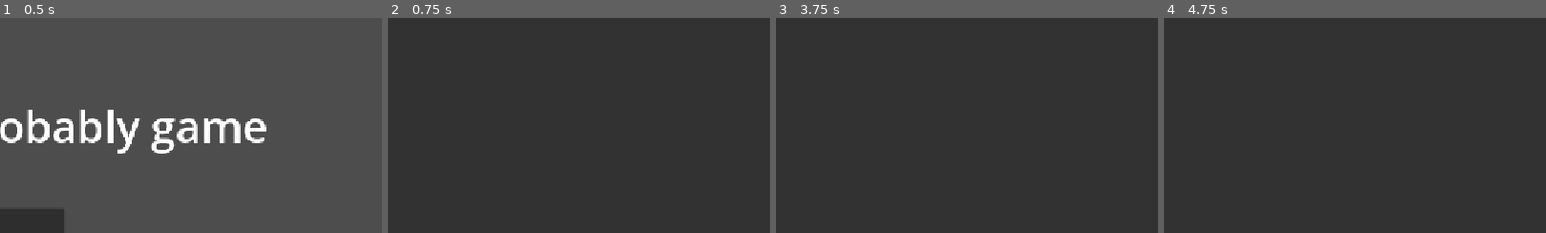
Above: before the commit, frames 1-4 (left to right).
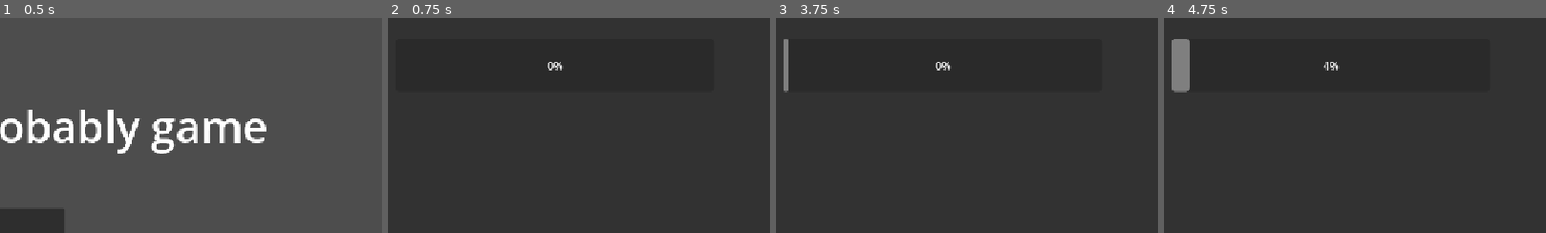
Above: after the commit, the same moments.

Repository: ArrowTheFighter/Missile-Inc
Game: Godot game, scene res://Scenes/MainMenu/Main_Menu_Scene.tscn
Same seed, same stepped clock (60 frames per second), same inputs: the game is played once before the commit and once after it.
Inputs (mouse positions are % of the whole screen's width and height, from its top left):
- Up to frame 1 (0.5 s): no input
- Up to frame 2 (0.75 s): click "LVL 1" at 0.5 s
- Up to frame 3 (3.75 s): tap Enter at 1.25, 2.75 s; move the mouse to (72, 45) at 1.27 s; click (72, 45) at 1.42 s; tap Space at 2, 3.5 s; drag from (30, 55) to (45, 70) at 2.02 s; move the mouse to (60, 28) at 2.77 s; click (60, 28) at 2.92 s; drag from (45, 70) to (20, 35) at 3.52 s
- Up to frame 4 (4.75 s): tap Enter at 4.25 s; move the mouse to (80, 65) at 4.27 s; click (80, 65) at 4.42 s
The pictures show only the part of the screen within x 45-95%, y 0-50%; the shares and areas given below are measured in that part.

Frame 1 is identical in both runs. In frame 2, 0.1% of the frame differs, in the area x 41-46%, y 20-25%; in frame 3, 0.4%; in frame 4, 1.3%, in the area x 2-46%, y 9-35%.

Commit message:
wave progress bar, camera shake, on hit and death particles

Diff:
--- a/Objects/Bullets/BaseBulletAbstract/BulletBase.gd
+++ b/Objects/Bullets/BaseBulletAbstract/BulletBase.gd
@@ -9,6 +9,9 @@
 
 @export_category("Death Particle")
 @export var death_particle : PackedScene
+
+@export_category("On Hit Particle")
+@export var hit_particle : PackedScene
 
 
 func _ready() -> void:
@@ -26,3 +29,12 @@
 	if area.get_parent() != null:
 		if area.get_parent().has_method("take_damage"):
 			area.get_parent().call("take_damage",1)
+
+			get_tree().call_group("Camera","shake",0.8)
+
+
+			if hit_particle != null:
+				var instanced_hit_particle = hit_particle.instantiate()
+				get_tree().root.add_child(instanced_hit_particle)
+				instanced_hit_particle.global_position = global_position
+				instanced_hit_particle.global_transform.basis = global_transform.basis
--- a/Objects/Bullets/BasicBullet/bullet.tscn
+++ b/Objects/Bullets/BasicBullet/bullet.tscn
@@ -1,6 +1,7 @@
-[gd_scene load_steps=5 format=3 uid="uid://de4nhm0c47le1"]
+[gd_scene load_steps=6 format=3 uid="uid://de4nhm0c47le1"]
 
 [ext_resource type="Script" uid="uid://bxkqdt33jpi37" path="res://Objects/Bullets/BasicBullet/bullet_script.gd" id="1_v7oki"]
+[ext_resource type="PackedScene" uid="uid://c5nyk0ucame22" path="res://Objects/Particles/BulletHitParticle/bullet_hit_particle.tscn" id="2_brw2b"]
 
 [sub_resource type="StandardMaterial3D" id="StandardMaterial3D_v7oki"]
 albedo_color = Color(0.5529412, 0, 0, 1)
@@ -16,6 +17,7 @@
 [node name="Bullet" type="Node3D" node_paths=PackedStringArray("CollisionArea")]
 script = ExtResource("1_v7oki")
 CollisionArea = NodePath("Area3D")
+hit_particle = ExtResource("2_brw2b")
 
 [node name="MeshInstance3D" type="MeshInstance3D" parent="."]
 mesh = SubResource("CapsuleMesh_rtl8c")
--- a/Objects/Enemies/BasicEnemy/enemy_scene.tscn
+++ b/Objects/Enemies/BasicEnemy/enemy_scene.tscn
@@ -1,6 +1,7 @@
-[gd_scene load_steps=5 format=3 uid="uid://dat61ko2q16a"]
+[gd_scene load_steps=6 format=3 uid="uid://dat61ko2q16a"]
 
 [ext_resource type="Script" uid="uid://bpae46h3jofyj" path="res://Objects/Enemies/BasicEnemy/enemy_script.gd" id="1_horm3"]
+[ext_resource type="PackedScene" uid="uid://ervowdcakywf" path="res://Objects/Particles/EnemyDeathParticle/enemy_death_particle.tscn" id="2_w12be"]
 
 [sub_resource type="StandardMaterial3D" id="StandardMaterial3D_qipcl"]
 albedo_color = Color(0.8840818, 0.13950244, 0, 1)
@@ -16,6 +17,7 @@
 script = ExtResource("1_horm3")
 speed = 0.5
 Area = NodePath("Area3D")
+death_particle = ExtResource("2_w12be")
 
 [node name="MeshInstance3D" type="MeshInstance3D" parent="."]
 mesh = SubResource("PrismMesh_i5arm")
--- a/Objects/Enemies/BasicEnemy/enemy_script.gd
+++ b/Objects/Enemies/BasicEnemy/enemy_script.gd
@@ -5,6 +5,8 @@
 @export var speed := 1.0
 @export var damage_strength := 1
 @export var Area : Area3D
+@export_category("Death Particle")
+@export var death_particle : PackedScene
 var spawner_refrence : EnemySpawnerScript
 
 func _ready() -> void:
@@ -28,4 +30,8 @@
 
 func die():
 	spawner_refrence.Spawned_Enemies.erase(self)
+	if death_particle != null:
+		var instanced_death_particle = death_particle.instantiate()
+		get_tree().root.add_child(instanced_death_particle)
+		instanced_death_particle.global_position = global_position
 	queue_free()
--- a/Objects/Enemies/EnemySpawner/enemy_spawner_script.gd
+++ b/Objects/Enemies/EnemySpawner/enemy_spawner_script.gd
@@ -44,7 +44,6 @@
 
 func wait_for_enemies_to_die():
 	while(Spawned_Enemies.size() > 0):
-		print("waiting for enemies to die - " + str(Spawned_Enemies.size()))
 		await get_tree().create_timer(0.1).timeout
 
 	match_ended.emit()
@@ -52,7 +51,6 @@
 
 func spawn_enemy():
 
-	print("Spawning enemy")
 	var shape = Spawn_Zone.shape
 	if(shape is BoxShape3D):
 		var half_size = shape.size.x / 2.0
--- a/Objects/Enemies/ToughEnemy/tough_enemy_scene.tscn
+++ b/Objects/Enemies/ToughEnemy/tough_enemy_scene.tscn
@@ -1,6 +1,7 @@
-[gd_scene load_steps=5 format=3 uid="uid://b21us73bwyhcu"]
+[gd_scene load_steps=6 format=3 uid="uid://b21us73bwyhcu"]
 
 [ext_resource type="Script" uid="uid://bpae46h3jofyj" path="res://Objects/Enemies/BasicEnemy/enemy_script.gd" id="1_ki1aa"]
+[ext_resource type="PackedScene" uid="uid://ervowdcakywf" path="res://Objects/Particles/EnemyDeathParticle/enemy_death_particle.tscn" id="2_0ybio"]
 
 [sub_resource type="StandardMaterial3D" id="StandardMaterial3D_qipcl"]
 albedo_color = Color(0.8840818, 0.13950244, 0, 1)
@@ -17,6 +18,7 @@
 health = 3
 speed = 0.25
 Area = NodePath("Area3D")
+death_particle = ExtResource("2_0ybio")
 
 [node name="MeshInstance3D" type="MeshInstance3D" parent="."]
 transform = Transform3D(1.5, 0, 0, 0, 1.25, 0, 0, 0, 1, 0, 0, 0)
--- a/Objects/Gun/gun_script.gd
+++ b/Objects/Gun/gun_script.gd
@@ -65,6 +65,7 @@
 			spawnedBulletScene.speed = Power
 			spawnedBulletScene.target_pos = Target_Pos
 			get_tree().root.add_child(spawnedBulletScene)
+		get_tree().call_group("Camera","shake",0.2)
 	elif Fired and value <= 0.1:
 		Fired = false;
 		var mat = readyToFireMat.get_active_material(0)
--- /dev/null
+++ b/Objects/Particles/BulletHitParticle/bullet_hit_particle.tscn
@@ -0,0 +1,52 @@
+[gd_scene load_steps=11 format=3 uid="uid://c5nyk0ucame22"]
+
+[ext_resource type="Script" uid="uid://qxig84dkf7hn" path="res://Objects/Particles/ExposionParticle/explosion_particle_script.gd" id="1_ghrgi"]
+
+[sub_resource type="Curve" id="Curve_cl1cs"]
+_data = [Vector2(0, 1), 0.0, 0.0, 0, 0, Vector2(0.5736196, 1), 0.0, 0.0, 0, 0, Vector2(0.93558276, 0.7404922), -2.3205225, -2.3205225, 0, 0, Vector2(1, 0), 0.0, 0.0, 0, 0]
+point_count = 4
+
+[sub_resource type="CurveTexture" id="CurveTexture_m7mph"]
+curve = SubResource("Curve_cl1cs")
+
+[sub_resource type="Gradient" id="Gradient_thoys"]
+colors = PackedColorArray(1, 1, 1, 1, 0, 0, 0, 1)
+
+[sub_resource type="GradientTexture1D" id="GradientTexture1D_6ljjm"]
+gradient = SubResource("Gradient_thoys")
+
+[sub_resource type="Curve" id="Curve_fhds1"]
+_data = [Vector2(0, 0.77628636), 0.0, 0.6966513, 0, 0, Vector2(0.506135, 1), 0.024722308, 0.024722308, 0, 0, Vector2(1, 0), -4.6467214, 0.0, 0, 0]
+point_count = 3
+
+[sub_resource type="CurveTexture" id="CurveTexture_feyir"]
+curve = SubResource("Curve_fhds1")
+
+[sub_resource type="ParticleProcessMaterial" id="ParticleProcessMaterial_qb4ok"]
+direction = Vector3(0, -1, 0)
+spread = 90.0
+initial_velocity_min = 2.0
+initial_velocity_max = 3.0
+gravity = Vector3(0, 0, 0)
+damping_min = 3.0000002
+damping_max = 8.0
+scale_min = 0.19999999
+scale_max = 0.19999999
+scale_curve = SubResource("CurveTexture_feyir")
+color_ramp = SubResource("GradientTexture1D_6ljjm")
+alpha_curve = SubResource("CurveTexture_m7mph")
+
+[sub_resource type="StandardMaterial3D" id="StandardMaterial3D_yqtf5"]
+transparency = 1
+vertex_color_use_as_albedo = true
+
+[sub_resource type="SphereMesh" id="SphereMesh_aiv8l"]
+material = SubResource("StandardMaterial3D_yqtf5")
+
+[node name="ExplosionParticle" type="GPUParticles3D"]
+amount = 15
+lifetime = 0.35000000000000003
+explosiveness = 1.0
+process_material = SubResource("ParticleProcessMaterial_qb4ok")
+draw_pass_1 = SubResource("SphereMesh_aiv8l")
+script = ExtResource("1_ghrgi")
--- /dev/null
+++ b/Objects/Particles/EnemyDeathParticle/enemy_death_particle.tscn
@@ -0,0 +1,54 @@
+[gd_scene load_steps=11 format=3 uid="uid://ervowdcakywf"]
+
+[ext_resource type="Script" uid="uid://qxig84dkf7hn" path="res://Objects/Particles/ExposionParticle/explosion_particle_script.gd" id="1_ixsu0"]
+
+[sub_resource type="Curve" id="Curve_cl1cs"]
+_data = [Vector2(0, 1), 0.0, 0.0, 0, 0, Vector2(0.34249085, 0.9925028), 0.0, 0.0, 0, 0, Vector2(0.6831502, 0.40772772), -2.3205225, -2.3205225, 0, 0, Vector2(1, 0), 0.0, 0.0, 0, 0]
+point_count = 4
+
+[sub_resource type="CurveTexture" id="CurveTexture_m7mph"]
+curve = SubResource("Curve_cl1cs")
+
+[sub_resource type="Gradient" id="Gradient_thoys"]
+offsets = PackedFloat32Array(0, 0.7875)
+colors = PackedColorArray(0.9109848, 0, 0, 1, 0, 0, 0, 1)
+
+[sub_resource type="GradientTexture1D" id="GradientTexture1D_6ljjm"]
+gradient = SubResource("Gradient_thoys")
+
+[sub_resource type="Curve" id="Curve_fhds1"]
+_data = [Vector2(0, 0.77628636), 0.0, 0.6966513, 0, 0, Vector2(0.506135, 1), 0.024722308, 0.024722308, 0, 0, Vector2(1, 0), -4.6467214, 0.0, 0, 0]
+point_count = 3
+
+[sub_resource type="CurveTexture" id="CurveTexture_feyir"]
+curve = SubResource("Curve_fhds1")
+
+[sub_resource type="ParticleProcessMaterial" id="ParticleProcessMaterial_ognxk"]
+angle_min = 1.0728835e-05
+angle_max = 1.0728835e-05
+spread = 180.0
+initial_velocity_min = 2.0
+initial_velocity_max = 3.0
+gravity = Vector3(0, 0, 0)
+damping_min = 2.0
+damping_max = 8.0
+scale_min = 0.099999994
+scale_max = 0.29999998
+scale_curve = SubResource("CurveTexture_feyir")
+color_ramp = SubResource("GradientTexture1D_6ljjm")
+alpha_curve = SubResource("CurveTexture_m7mph")
+
+[sub_resource type="StandardMaterial3D" id="StandardMaterial3D_yqtf5"]
+transparency = 1
+vertex_color_use_as_albedo = true
+
+[sub_resource type="SphereMesh" id="SphereMesh_aiv8l"]
+material = SubResource("StandardMaterial3D_yqtf5")
+
+[node name="ExplosionParticle" type="GPUParticles3D"]
+amount = 25
+lifetime = 2.0
+explosiveness = 1.0
+process_material = SubResource("ParticleProcessMaterial_ognxk")
+draw_pass_1 = SubResource("SphereMesh_aiv8l")
+script = ExtResource("1_ixsu0")
--- a/Objects/PlayerBase/Player_Base_Script.gd
+++ b/Objects/PlayerBase/Player_Base_Script.gd
@@ -1,9 +1,25 @@
 extends Node3D
 
 @export var health := 5
+var start_health : int
+@export_category("Base Color")
+@export var mesh : MeshInstance3D
+@export var max_health_color : Color
+@export var min_health_color : Color
+
+func _ready() -> void:
+	start_health = health
+
 
 func damage_base(amount : int):
 	health -= 1
+	if mesh != null:
+		var mat = mesh.get_active_material(0)
+		if mat is StandardMaterial3D:
+			mat = mat.duplicate()
+			mat.albedo_color = max_health_color.lerp(min_health_color, 1.0 - float(health) / float(start_health)  )
+			mesh.set_surface_override_material(0,mat)
+
 	if health == 0:
 		print("we died")
 		queue_free()
--- a/Objects/PlayerBase/player_base_scene.tscn
+++ b/Objects/PlayerBase/player_base_scene.tscn
@@ -12,8 +12,11 @@
 [sub_resource type="BoxShape3D" id="BoxShape3D_1tkv1"]
 size = Vector3(6.8, 0.5, 2)
 
-[node name="Player_Base" type="Node3D"]
+[node name="Player_Base" type="Node3D" node_paths=PackedStringArray("mesh")]
 script = ExtResource("1_q5nus")
+mesh = NodePath("MeshInstance3D")
+max_health_color = Color(0, 0.7924466, 0, 1)
+min_health_color = Color(0.28166673, 2.030516e-07, 1.0829419e-07, 1)
 
 [node name="MeshInstance3D" type="MeshInstance3D" parent="."]
 mesh = SubResource("BoxMesh_i04s5")
--- /dev/null
+++ b/Objects/WaveProgress/wave_progress_script.gd
@@ -0,0 +1,28 @@
+extends ProgressBar
+
+var spawner : EnemySpawnerScript
+var wave_full_duration
+var start_time
+var updating_bar := false
+# Called when the node enters the scene tree for the first time.
+func _ready() -> void:
+	spawner = get_parent().enemy_spawner
+	await get_tree().create_timer(spawner.Wave_Data.initial_delay).timeout
+	var _duration := 0.0
+	for i in spawner.Wave_Data.Wave_Section:
+		_duration += i.SpawnDelay * i.SpawnCount
+
+	wave_full_duration = int(_duration * 1000)
+	start_time = Time.get_ticks_msec()
+	updating_bar = true
+	pass # Replace with function body.
+
+
+# Called every frame. 'delta' is the elapsed time since the previous frame.
+func _process(delta: float) -> void:
+	if !updating_bar: return
+	var elapsed = Time.get_ticks_msec() - start_time
+	var progress = float(elapsed) / float(wave_full_duration)
+	value = progress
+	#print(Time.get_ticks_msec() - start_time)
+	pass
--- /dev/null
+++ b/Objects/level_camera_scene/level_camera_scene.tscn
@@ -0,0 +1,8 @@
+[gd_scene load_steps=2 format=3 uid="uid://cig3gg5uklxr7"]
+
+[ext_resource type="Script" uid="uid://wiyextbvbq1t" path="res://Objects/level_camera_scene/level_camera_script.gd" id="1_hiake"]
+
+[node name="Camera3D" type="Camera3D" groups=["Camera"]]
+projection = 1
+size = 6.0
+script = ExtResource("1_hiake")
--- /dev/null
+++ b/Objects/level_camera_scene/level_camera_script.gd
@@ -0,0 +1,43 @@
+extends Camera3D
+
+@export var shake_decay := 5.0         # How quickly shake fades out
+@export var max_offset := 0.2          # Max positional offset (in meters)
+@export var max_rotation := 2.0        # Max rotation offset (in degrees)
+
+var shake_strength := 0.0              # Current shake intensity
+var original_transform: Transform3D    # Store camera's base transform
+
+func _ready() -> void:
+	# Save original transform so we can return to it cleanly
+	original_transform = global_transform
+
+func _process(delta: float) -> void:
+	if shake_strength > 0.0:
+		# Random small offset and rotation
+		var offset = Vector3(
+			randf_range(-1, 1),
+			randf_range(-1, 1),
+			randf_range(-1, 1)
+		) * shake_strength * max_offset
+
+		var rotation_offset = Vector3(
+			deg_to_rad(randf_range(-1, 1) * shake_strength * max_rotation),
+			deg_to_rad(randf_range(-1, 1) * shake_strength * max_rotation),
+			0.0
+		)
+
+		# Apply shake
+		global_transform = original_transform
+		global_translate(offset)
+		rotate_object_local(Vector3.RIGHT, rotation_offset.x)
+		rotate_object_local(Vector3.UP, rotation_offset.y)
+
+		# Decay the shake strength over time
+		shake_strength = max(shake_strength - shake_decay * delta, 0.0)
+	else:
+		# Return to base position when done shaking
+		global_transform = original_transform
+
+func shake(amount: float = 1.0) -> void:
+	# Add to shake intensity, capped at 1.0
+	shake_strength = clamp(shake_strength + amount, 0.0, 1.0)
--- a/Scenes/GameScenes/Level_1/LevelUIHandler.gd
+++ b/Scenes/GameScenes/Level_1/LevelUIHandler.gd
@@ -1,6 +1,10 @@
 extends CanvasLayer
 
 @export var end_match_buttons : Array[Control]
+@export var enemy_spawner : EnemySpawnerScript
+
+func _ready() -> void:
+	enemy_spawner.match_ended.connect(show_match_end_buttons)
 # Called when the node enters the scene tree for the first time.
 func show_match_end_buttons():
 	for i in end_match_buttons:
--- a/Scenes/GameScenes/Level_1/Level_1.tscn
+++ b/Scenes/GameScenes/Level_1/Level_1.tscn
@@ -1,12 +1,11 @@
-[gd_scene load_steps=27 format=3 uid="uid://cg684dnwycudy"]
+[gd_scene load_steps=26 format=3 uid="uid://cg684dnwycudy"]
 
 [ext_resource type="PackedScene" uid="uid://bwvxpxvfbwq6v" path="res://Objects/Controls/Lever/lever_scene.tscn" id="1_gw31e"]
-[ext_resource type="Script" uid="uid://cyvesexd0rxo7" path="res://Scenes/GameScenes/Level_1/LevelUIHandler.gd" id="1_u4w0x"]
-[ext_resource type="Script" uid="uid://bu2v6frf1ooc0" path="res://Objects/MenuUI/level_select_button.gd" id="1_ufgn4"]
+[ext_resource type="PackedScene" uid="uid://vkee7ul42q82" path="res://Scenes/GameScenes/Level_UI/Level_UI.tscn" id="1_tx8qq"]
 [ext_resource type="PackedScene" uid="uid://1e44ftnnuyib" path="res://Objects/Gun/gun_scene.tscn" id="2_7nl7t"]
 [ext_resource type="Resource" uid="uid://cw7vaaeb2duqo" path="res://Scenes/GameScenes/Level_1/WaveData-1.tres" id="2_bp0a3"]
-[ext_resource type="Script" uid="uid://vfawfos6e8vc" path="res://Scenes/MainMenu/main_menu_manager.gd" id="2_qamhq"]
 [ext_resource type="PackedScene" uid="uid://de4nhm0c47le1" path="res://Objects/Bullets/BasicBullet/bullet.tscn" id="3_l2neb"]
+[ext_resource type="PackedScene" uid="uid://cig3gg5uklxr7" path="res://Objects/level_camera_scene/level_camera_scene.tscn" id="4_ncgx6"]
 [ext_resource type="PackedScene" uid="uid://b6ln4quk1xu4g" path="res://Objects/Controls/Button/button_scene.tscn" id="4_o8yyk"]
 [ext_resource type="PackedScene" uid="uid://cimng1naje5s6" path="res://Objects/Controls/Wheel/wheel_scene.tscn" id="5_ep48d"]
 [ext_resource type="PackedScene" uid="uid://bxtk8t48rc7k5" path="res://Objects/Crosshair/target_crosshair_scene.tscn" id="6_3s4wp"]
@@ -59,26 +58,8 @@
 
 [node name="Level_1" type="Node3D"]
 
-[node name="CanvasLayer" type="CanvasLayer" parent="." node_paths=PackedStringArray("end_match_buttons")]
-script = ExtResource("1_u4w0x")
-end_match_buttons = [NodePath("Button")]
-
-[node name="Button" type="Button" parent="CanvasLayer"]
-visible = false
-anchors_preset = 1
-anchor_left = 1.0
-anchor_right = 1.0
-offset_left = -152.0
-offset_top = 43.0
-offset_right = -51.0
-offset_bottom = 107.0
-grow_horizontal = 0
-text = "Level Select"
-script = ExtResource("1_ufgn4")
-metadata/_custom_type_script = "uid://bu2v6frf1ooc0"
-
-[node name="LevelManager" type="Node" parent="CanvasLayer"]
-script = ExtResource("2_qamhq")
+[node name="LevelUI" parent="." node_paths=PackedStringArray("enemy_spawner") instance=ExtResource("1_tx8qq")]
+enemy_spawner = NodePath("../EnemySpawner")
 
 [node name="EnemySpawner" parent="." instance=ExtResource("7_bsok0")]
 transform = Transform3D(1, 0, 0, 0, 1, 0, 0, 0, 1, 1.6437149, 3.764111, 1)
@@ -87,10 +68,8 @@
 [node name="WorldEnvironment" type="WorldEnvironment" parent="."]
 environment = SubResource("Environment_a202f")
 
-[node name="Camera3D" type="Camera3D" parent="."]
+[node name="Camera3D" parent="." instance=ExtResource("4_ncgx6")]
 transform = Transform3D(1, 0, 0, 0, 1, 0, 0, 0, 1, 0, 0, 3.6549354)
-projection = 1
-size = 6.0
 
 [node name="MeshInstance3D" type="MeshInstance3D" parent="."]
 transform = Transform3D(7.9516563, 0, 0, 0, 6.2014265, 0, 0, 0, 1, 1.880483, 0, 0)
@@ -162,8 +141,6 @@
 [node name="Player_Base" parent="." instance=ExtResource("10_xifqj")]
 transform = Transform3D(1, 0, 0, 0, 1, 0, 0, 0, 1, 1.5916047, -2.8453853, 0.5588379)
 
-[connection signal="level_button_pressed" from="CanvasLayer/Button" to="CanvasLayer/LevelManager" method="load_main_menu"]
-[connection signal="match_ended" from="EnemySpawner" to="CanvasLayer" method="show_match_end_buttons"]
 [connection signal="onValueChanged" from="Lever2" to="Gun" method="Set_Power"]
 [connection signal="onValueChanged" from="Lever2" to="TargetCrosshair" method="Set_Y_Position"]
 [connection signal="onValueChanged" from="Button" to="Gun" method="Fire_Gun"]
--- a/Scenes/GameScenes/Level_2/Level_Reload.tscn
+++ b/Scenes/GameScenes/Level_2/Level_Reload.tscn
@@ -1,12 +1,11 @@
-[gd_scene load_steps=27 format=3 uid="uid://ecwaimuy5r38"]
+[gd_scene load_steps=26 format=3 uid="uid://ecwaimuy5r38"]
 
-[ext_resource type="Script" uid="uid://cyvesexd0rxo7" path="res://Scenes/GameScenes/Level_1/LevelUIHandler.gd" id="1_gkg3f"]
+[ext_resource type="PackedScene" uid="uid://vkee7ul42q82" path="res://Scenes/GameScenes/Level_UI/Level_UI.tscn" id="1_ck0t1"]
 [ext_resource type="PackedScene" uid="uid://bwvxpxvfbwq6v" path="res://Objects/Controls/Lever/lever_scene.tscn" id="1_mf4r1"]
 [ext_resource type="PackedScene" uid="uid://1e44ftnnuyib" path="res://Objects/Gun/gun_scene.tscn" id="2_bdh18"]
-[ext_resource type="Script" uid="uid://bu2v6frf1ooc0" path="res://Objects/MenuUI/level_select_button.gd" id="2_jnbp6"]
 [ext_resource type="PackedScene" uid="uid://dx0qam1hilnr6" path="res://Objects/Bullets/ExplodingBullet/exploding_bullet.tscn" id="3_jpck7"]
-[ext_resource type="Script" uid="uid://vfawfos6e8vc" path="res://Scenes/MainMenu/main_menu_manager.gd" id="3_qmfwd"]
 [ext_resource type="PackedScene" uid="uid://b6ln4quk1xu4g" path="res://Objects/Controls/Button/button_scene.tscn" id="4_7pw70"]
+[ext_resource type="PackedScene" uid="uid://cig3gg5uklxr7" path="res://Objects/level_camera_scene/level_camera_scene.tscn" id="4_nyu3s"]
 [ext_resource type="Resource" uid="uid://dqtv175yjo3l2" path="res://Scenes/GameScenes/Level_2/WaveData_2.tres" id="5_b6tek"]
 [ext_resource type="PackedScene" uid="uid://cimng1naje5s6" path="res://Objects/Controls/Wheel/wheel_scene.tscn" id="5_o8s7l"]
 [ext_resource type="PackedScene" uid="uid://bxtk8t48rc7k5" path="res://Objects/Crosshair/target_crosshair_scene.tscn" id="6_44otn"]
@@ -59,48 +58,27 @@
 
 [node name="Node3D" type="Node3D"]
 
-[node name="CanvasLayer" type="CanvasLayer" parent="." node_paths=PackedStringArray("end_match_buttons")]
-script = ExtResource("1_gkg3f")
-end_match_buttons = [NodePath("Button")]
-
-[node name="Button" type="Button" parent="CanvasLayer"]
-visible = false
-anchors_preset = 1
-anchor_left = 1.0
-anchor_right = 1.0
-offset_left = -152.0
-offset_top = 43.0
-offset_right = -51.0
-offset_bottom = 107.0
-grow_horizontal = 0
-text = "Level Select"
-script = ExtResource("2_jnbp6")
-metadata/_custom_type_script = "uid://bu2v6frf1ooc0"
-
-[node name="LevelManager" type="Node" parent="CanvasLayer"]
-script = ExtResource("3_qmfwd")
-
-[node name="WorldEnvironment" type="WorldEnvironment" parent="."]
-environment = SubResource("Environment_a202f")
+[node name="LevelUI" parent="." node_paths=PackedStringArray("enemy_spawner") instance=ExtResource("1_ck0t1")]
+enemy_spawner = NodePath("../EnemySpawner")
 
 [node name="EnemySpawner" parent="." instance=ExtResource("8_45b4m")]
 transform = Transform3D(1, 0, 0, 0, 1, 0, 0, 0, 1, 1.6437149, 3.764111, 1)
 Wave_Data = ExtResource("5_b6tek")
 
-[node name="Camera3D" type="Camera3D" parent="."]
-transform = Transform3D(1, 0, 0, 0, 1, 0, 0, 0, 1, 0, 0, 3.6549354)
-projection = 1
-size = 6.0
+[node name="WorldEnvironment" type="WorldEnvironment" parent="."]
+environment = SubResource("Environment_a202f")
+
+[node name="Camera3D" parent="." instance=ExtResource("4_nyu3s")]
 
 [node name="MeshInstance3D" type="MeshInstance3D" parent="."]
 transform = Transform3D(7.9516563, 0, 0, 0, 6.2014265, 0, 0, 0, 1, 1.880483, 0, 0)
 mesh = SubResource("BoxMesh_a0tk4")
-skeleton = NodePath("../Camera3D")
+skeleton = NodePath("")
 
 [node name="MeshInstance3D2" type="MeshInstance3D" parent="."]
 transform = Transform3D(7.9516563, 0, 0, 0, 6.2014265, 0, 0, 0, 1, -6.071, 0, 0)
 mesh = SubResource("BoxMesh_jka67")
-skeleton = NodePath("../Camera3D")
+skeleton = NodePath("")
 
 [node name="Lever3" parent="." instance=ExtResource("1_mf4r1")]
 transform = Transform3D(0.7, 0, 0, 0, 0.7, 0, 0, 0, 0.7, -2.8981564, 0.55046296, 0.515)
@@ -168,8 +146,6 @@
 [node name="Player_Base" parent="." instance=ExtResource("10_n2ts3")]
 transform = Transform3D(1, 0, 0, 0, 1, 0, 0, 0, 1, 1.5916047, -2.8453853, 0.5588379)
 
-[connection signal="level_button_pressed" from="CanvasLayer/Button" to="CanvasLayer/LevelManager" method="load_main_menu"]
-[connection signal="match_ended" from="EnemySpawner" to="CanvasLayer" method="show_match_end_buttons"]
 [connection signal="onValueChanged" from="Lever3" to="Gun" method="Load_Ammo"]
 [connection signal="onValueChanged" from="Lever3" to="Node3D2/MeshInstance3D4" method="set_cover_position"]
 [connection signal="onValueChanged" from="Lever2" to="TargetCrosshair" method="Set_Y_Position"]
--- /dev/null
+++ b/Scenes/GameScenes/Level_UI/Level_UI.tscn
@@ -0,0 +1,39 @@
+[gd_scene load_steps=5 format=3 uid="uid://vkee7ul42q82"]
+
+[ext_resource type="Script" uid="uid://cyvesexd0rxo7" path="res://Scenes/GameScenes/Level_1/LevelUIHandler.gd" id="1_5vi5y"]
+[ext_resource type="Script" uid="uid://bu2v6frf1ooc0" path="res://Objects/MenuUI/level_select_button.gd" id="2_y4hn7"]
+[ext_resource type="Script" uid="uid://vfawfos6e8vc" path="res://Scenes/MainMenu/main_menu_manager.gd" id="3_sx7rj"]
+[ext_resource type="Script" uid="uid://ju4455xlth6s" path="res://Objects/WaveProgress/wave_progress_script.gd" id="4_0re4l"]
+
+[node name="LevelUI" type="CanvasLayer" node_paths=PackedStringArray("end_match_buttons")]
+script = ExtResource("1_5vi5y")
+end_match_buttons = [NodePath("Button")]
+
+[node name="Button" type="Button" parent="."]
+visible = false
+anchors_preset = 1
+anchor_left = 1.0
+anchor_right = 1.0
+offset_left = -463.0
+offset_top = 248.0
+offset_right = -280.0
+offset_bottom = 350.0
+grow_horizontal = 0
+theme_override_font_sizes/font_size = 31
+text = "Level Select"
+script = ExtResource("2_y4hn7")
+metadata/_custom_type_script = "uid://bu2v6frf1ooc0"
+
+[node name="LevelManager" type="Node" parent="."]
+script = ExtResource("3_sx7rj")
+
+[node name="ProgressBar" type="ProgressBar" parent="."]
+offset_left = 530.0
+offset_top = 31.0
+offset_right = 1010.0
+offset_bottom = 111.0
+max_value = 1.0
+step = 0.001
+script = ExtResource("4_0re4l")
+
+[connection signal="level_button_pressed" from="Button" to="LevelManager" method="load_main_menu"]
--- a/project.godot
+++ b/project.godot
@@ -23,6 +23,10 @@
 
 window/stretch/mode="canvas_items"
 
+[global_group]
+
+Camera=""
+
 [rendering]
 
 textures/canvas_textures/default_texture_filter=0
Not shown, added: Objects/WaveProgress/wave_progress_script.gd.uid
Not shown, added: Objects/level_camera_scene/level_camera_script.gd.uid
